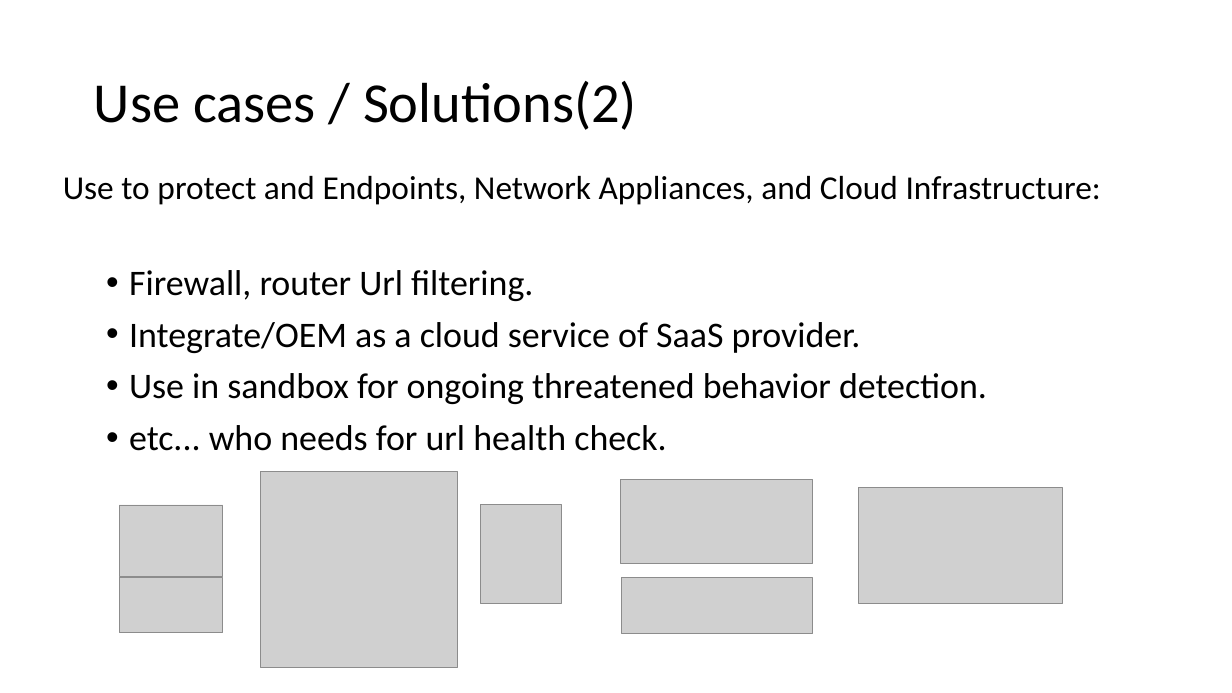
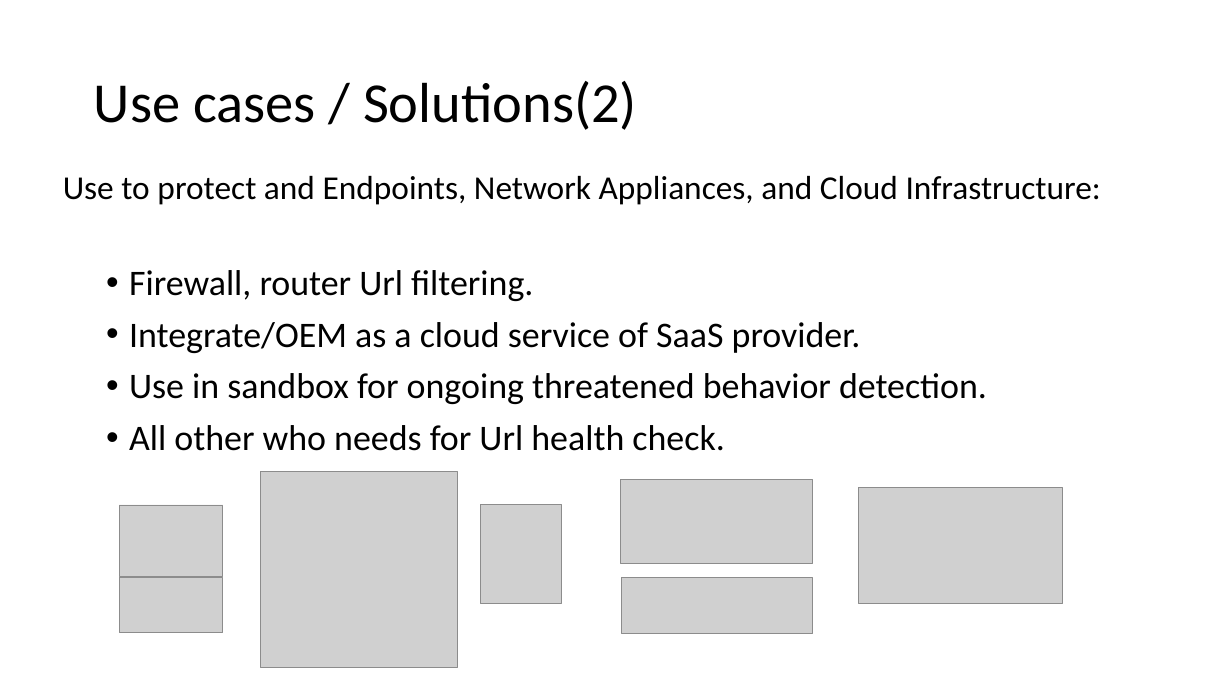
Before and after one commit to jacqbb/webscan, a slide deck: slide 16 of urlinfo_presentation.pptx. Drawn at 1232x693 pixels with LibreOffice and Linux fonts; fonts in the diff are those of the drawing; grey boxes stand for pictures; background and template pictures are left out. Boxes give left, top, right and bottom in pixels: in the first picture for what was removed or moved away, otherwise in the second. Text is boxed around its words. In the diff, an @@ line names an element or a change of style, - is before the commit and + after.

```diff
--- a/urlinfo_presentation.pptx
+++ b/urlinfo_presentation.pptx
@@ text at (129,425,724,451): text changed @@
-• etc... who needs for url health check.
+• All other who needs for Url health check.
```
Also in this commit, not shown: 12 other slides changed, 1 other file.
